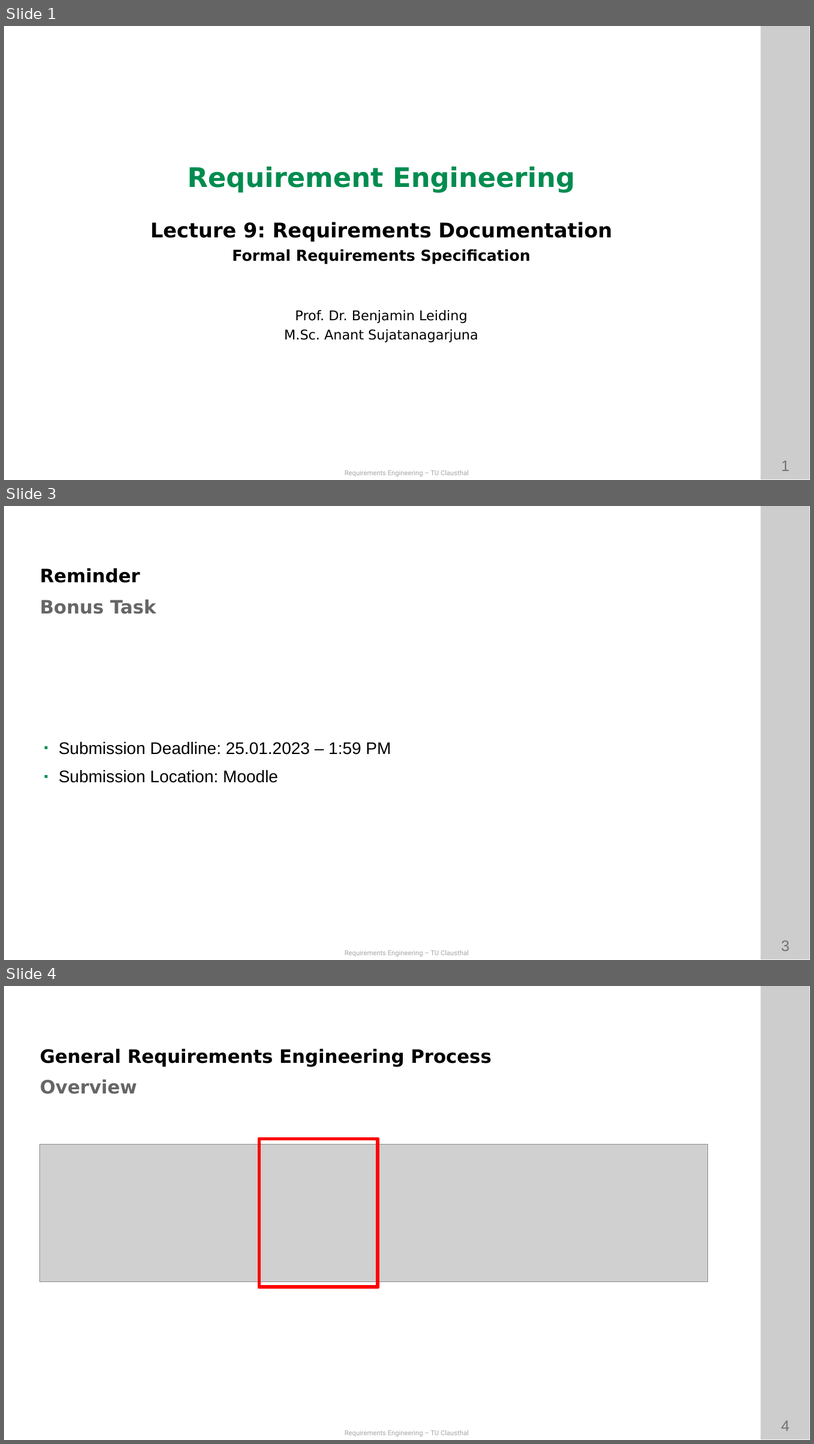
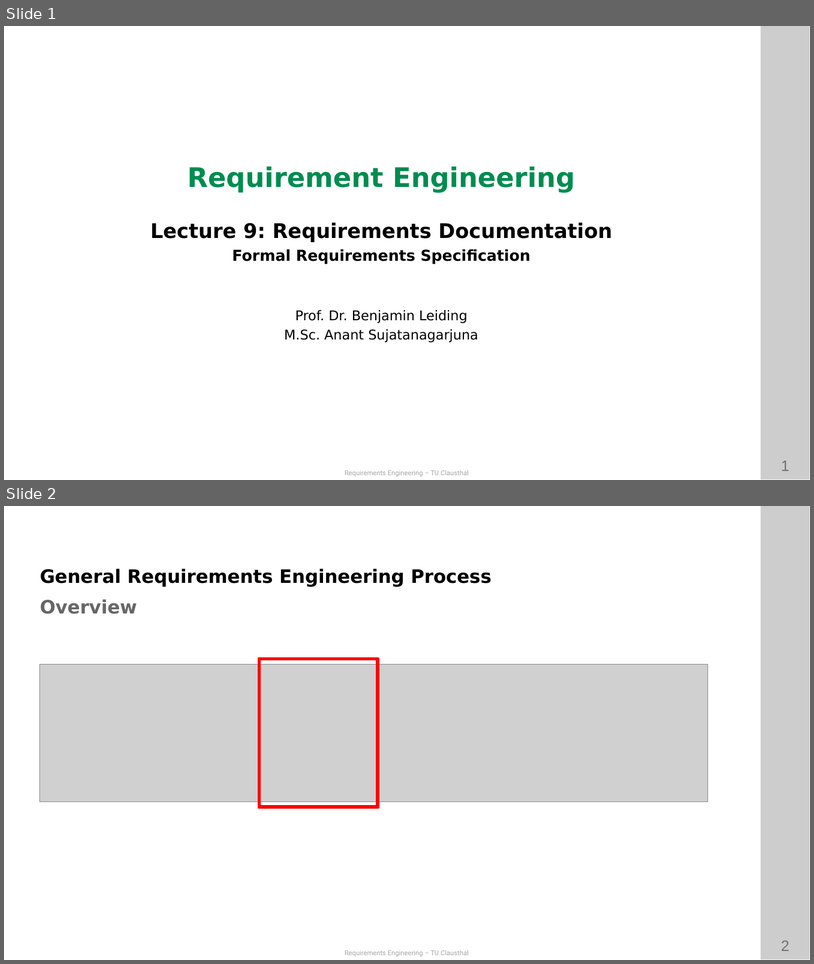
Before and after one commit to ETCE-LAB/teaching-material, a slide deck: Requirements-Engineering/RE-L09-Documentation--Formal.pptx. Shown one above the other, each under a label of ours: slides 1, 3 and 4 before the commit, slides 1 and 2 after it; the slides between them are not shown. The pictures are 814x1444 and 814x964 pixels, drawn with LibreOffice and Linux fonts; fonts in the diff are those of the drawing; grey boxes stand for pictures; background and template pictures are left out. Boxes give left, top, right and bottom in pixels: in the first picture for what was removed or moved away, otherwise in the second. Text is boxed around its words. In the diff, an @@ line names an element or a change of style, - is before the commit and + after.

```diff
--- a/Requirements-Engineering/RE-L09-Documentation--Formal.pptx
+++ b/Requirements-Engineering/RE-L09-Documentation--Formal.pptx
@@ slide 3 removed at bbox=[4, 506, 810, 960], background #FFFFFF; not listed: 4 template elements that a slide beside it also shows @@
@@ text removed at bbox=[40, 568, 140, 583] @@
-Reminder
@@ text removed at bbox=[40, 599, 156, 614] @@
-Bonus Task
@@ text removed at bbox=[59, 741, 391, 783] @@
-◾ Submission Deadline: 25.01.2023 – 1:59 PM
-◾ Submission Location: Moodle
@@ what was slide 4 is now slide 2 @@
@@ page number at bbox=[782, 940, 790, 951]: text changed @@
-4
+2
```
Also in this commit, not shown: 1 slide changed, 1 other slide removed, 13 other files.
